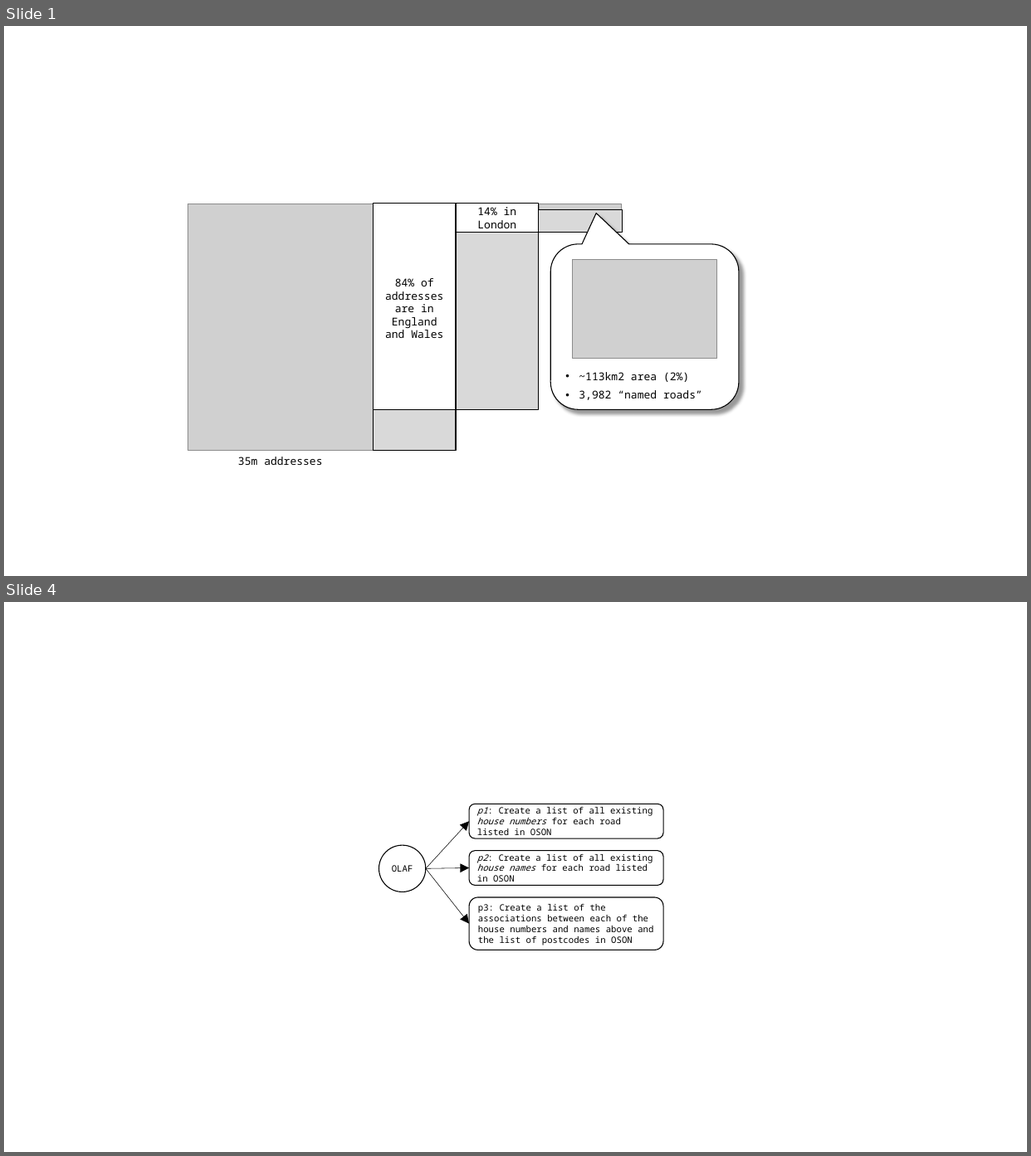
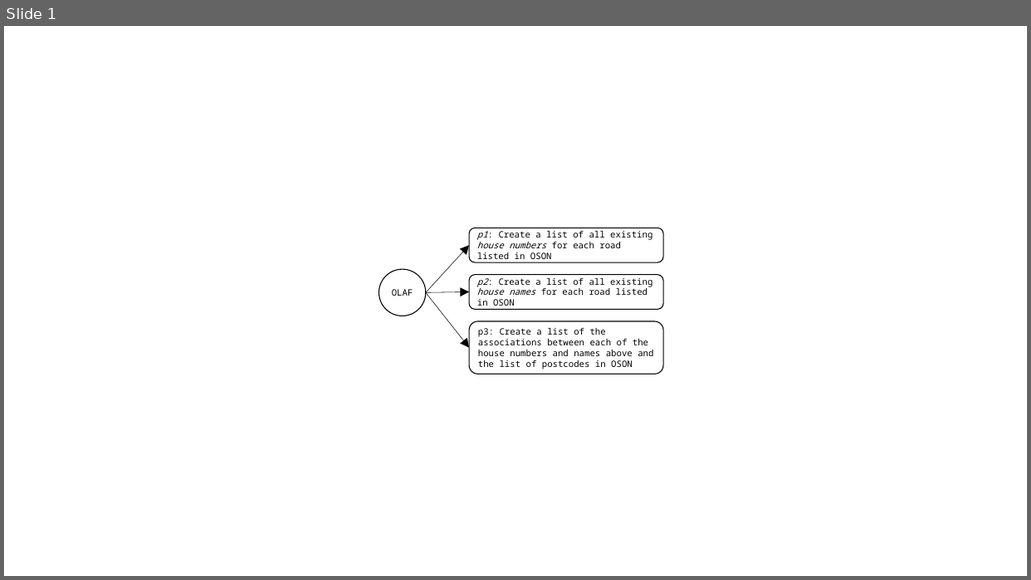
Before and after one commit to Digital-Contraptions-Imaginarium/OLAF-ICWE2016-paper, a slide deck: images_src/misc_powerpoint.pptx. Shown one above the other, each under a label of ours: slides 1 and 4 before the commit, slide 1 after it; the slides between them are not shown. The pictures are 1031x1156 and 1031x580 pixels, drawn with LibreOffice and Linux fonts; fonts in the diff are those of the drawing; grey boxes stand for pictures. Boxes give left, top, right and bottom in pixels: in the first picture for what was removed or moved away, otherwise in the second. Text is boxed around its words. In the diff, an @@ line names an element or a change of style, - is before the commit and + after.

```diff
--- a/images_src/misc_powerpoint.pptx
+++ b/images_src/misc_powerpoint.pptx
@@ slide 1 removed at bbox=[4, 26, 1027, 576], background #FFFFFF @@
@@ rectangle removed at bbox=[617, 159, 811, 174] @@
@@ picture removed at bbox=[187, 204, 373, 450] @@
@@ rectangle removed at bbox=[373, 204, 456, 409] @@
-84% of addresses are in England and Wales
@@ rectangle removed at bbox=[456, 204, 539, 232] @@
-14% in London
@@ picture removed at bbox=[539, 204, 621, 209] @@
@@ rectangle removed at bbox=[539, 209, 622, 232] @@
@@ rectangle removed at bbox=[456, 233, 539, 409] @@
@@ rounded speech box removed at bbox=[550, 244, 739, 409] @@
-• ~113km2 area (2%)
-• 3,982 “named roads”
@@ picture removed at bbox=[572, 260, 716, 358] @@
@@ rectangle removed at bbox=[373, 409, 456, 451] @@
@@ text removed at bbox=[238, 457, 322, 465] @@
-35m addresses
@@ what was slide 4 is now slide 1 @@
```
Also in this commit, not shown: 2 other slides removed, 6 other files.
